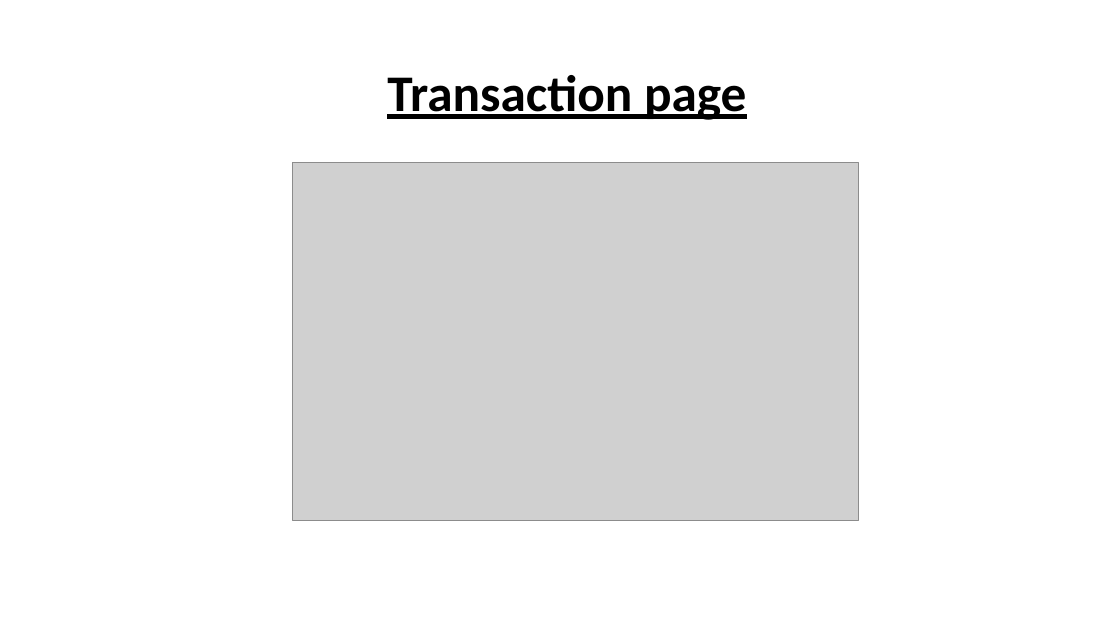
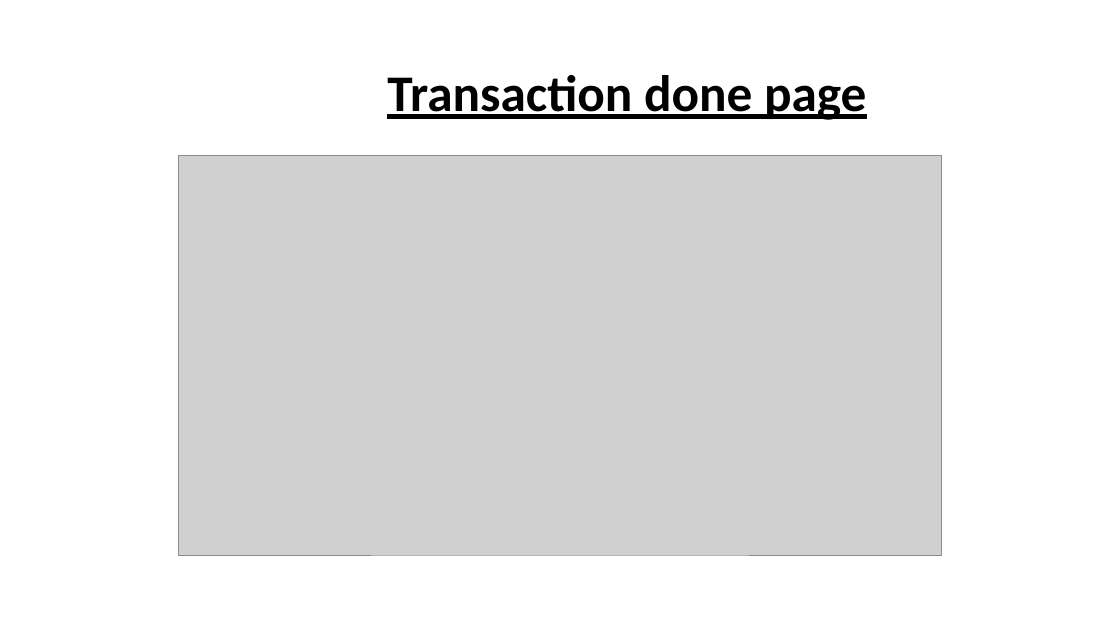
Before and after one commit to 22020771-Teo-KaiXin/22020771-TeoKaixin-C369-3D-E63C-A-GA, a slide deck: slide 14 of G369 GA.pptx (slide 13 before the commit). Drawn at 1120x630 pixels with LibreOffice and Linux fonts; fonts in the diff are those of the drawing; grey boxes stand for pictures. Boxes give left, top, right and bottom in pixels: in the first picture for what was removed or moved away, otherwise in the second. Text is boxed around its words. In the diff, an @@ line names an element or a change of style, - is before the commit and + after.

Commit message:
final commit

```diff
--- a/G369 GA.pptx
+++ b/G369 GA.pptx
@@ title at [387,75,866,120]: text changed @@
-Transaction page
+Transaction done page
@@ picture: place and size @@
-picture at [293,162,859,521]
+picture at [179,155,941,555]
```
Also in this commit, not shown: 7 other slides changed, 7 slides added, 6 slides removed.
